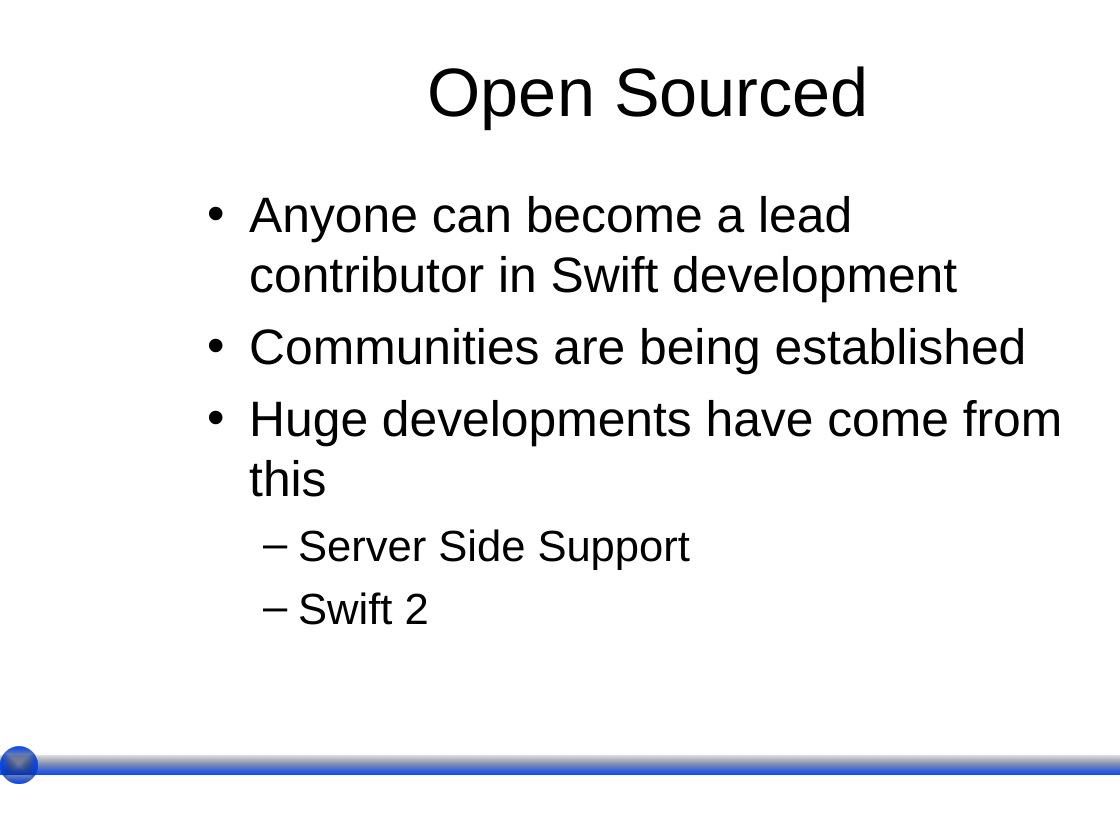
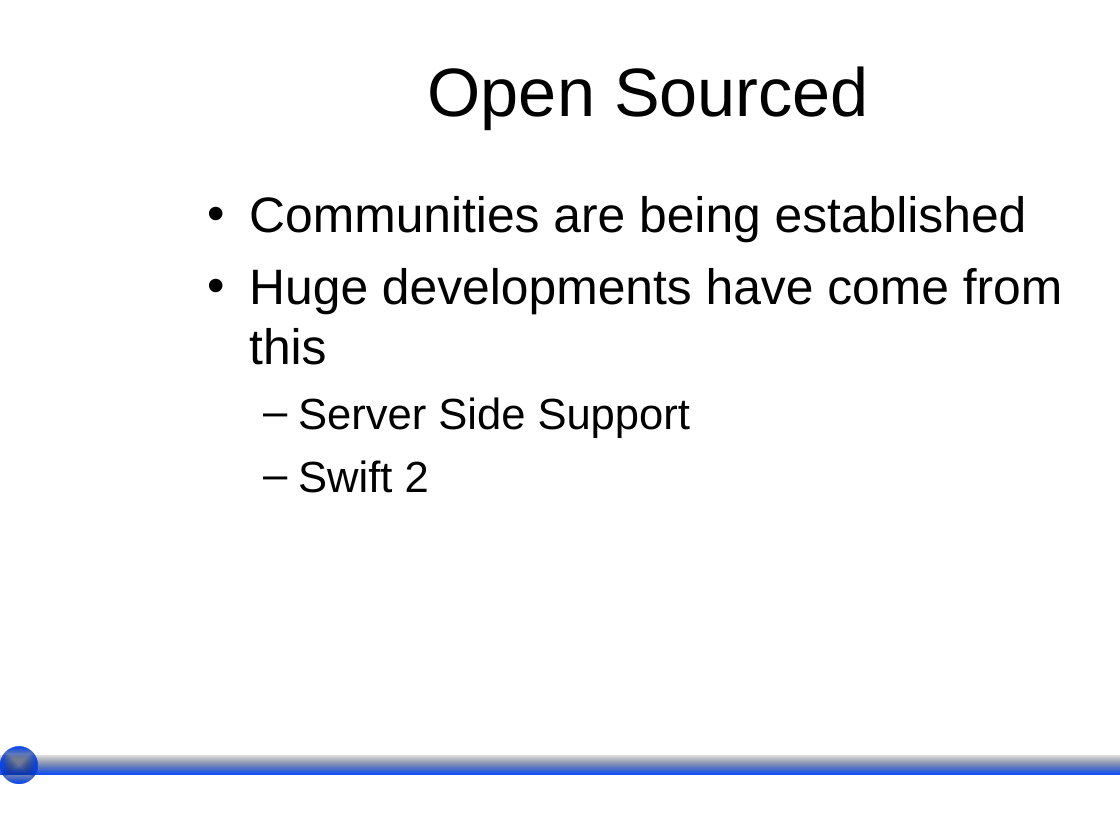
Before and after one commit to wesreisz/cis411-lightningTalks, a slide deck: slide 11 of PNFenwick_LightningTalk.ppt. Drawn at 1120x840 pixels with LibreOffice and Linux fonts; fonts in the diff are those of the drawing; background and template pictures are left out. Boxes give left, top, right and bottom in pixels: in the first picture for what was removed or moved away, otherwise in the second. Text is boxed around its words. In the diff, an @@ line names an element or a change of style, - is before the commit and + after.

```diff
--- a/PNFenwick_LightningTalk.ppt
+++ b/PNFenwick_LightningTalk.ppt
@@ text at [249,196,957,302]: paragraph removed @@
-• Anyone can become a lead contributor in Swift development
```
Also in this commit, not shown: 2 other slides changed.
